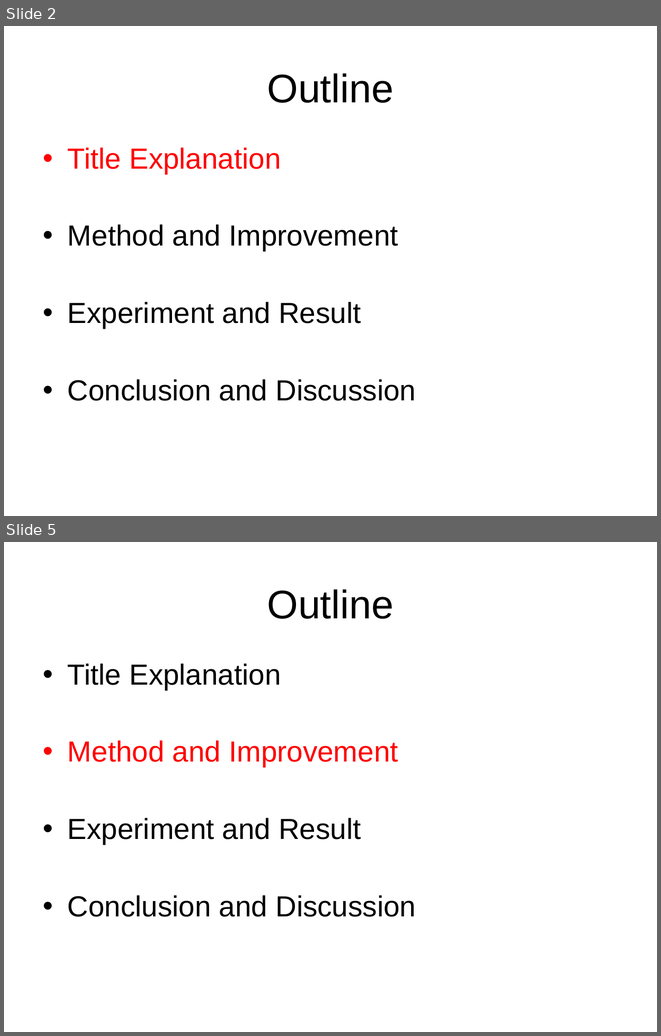
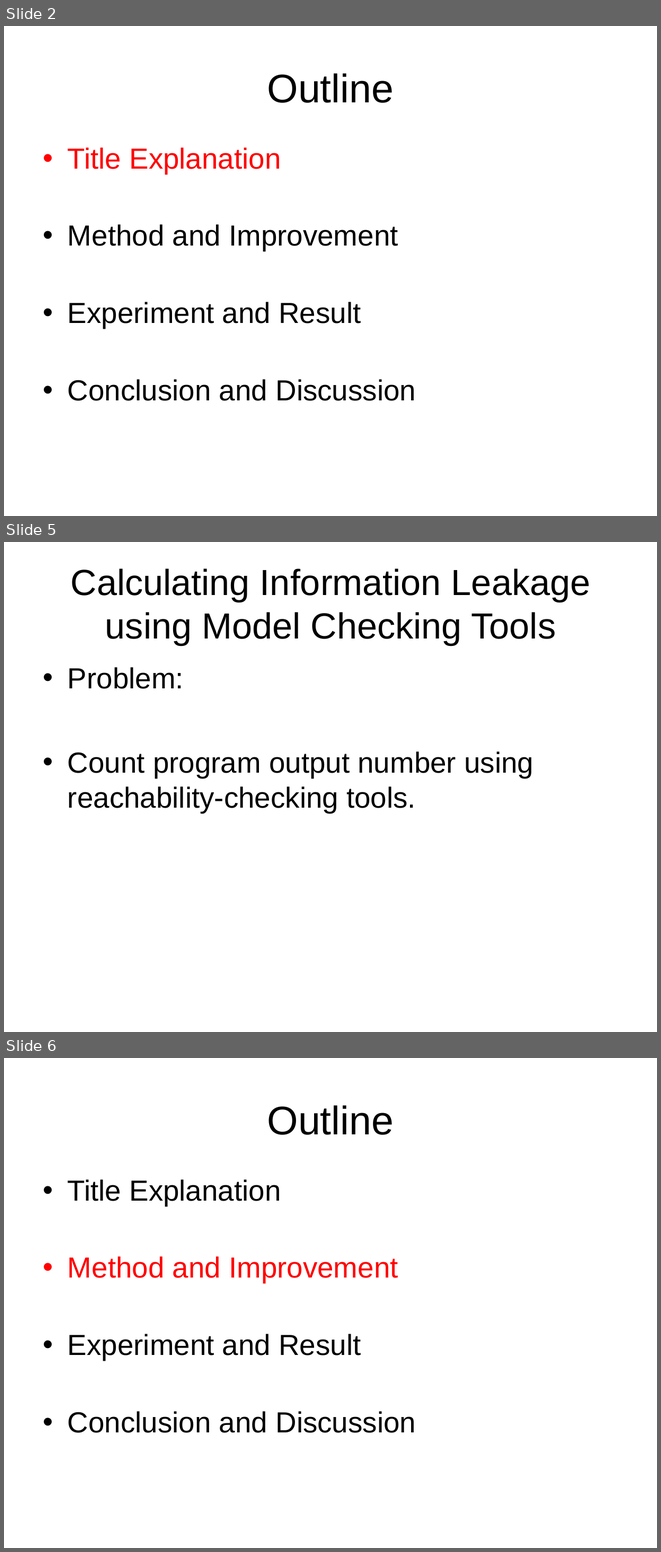
Before and after one commit to chenjiia/Thesis, a slide deck: thesis_presentation/presentation.ppt. Shown one above the other, each under a label of ours: slides 2 and 5 before the commit, slides 2, 5 and 6 after it; the slides between them are not shown. The pictures are 661x1036 and 661x1552 pixels, drawn with LibreOffice and Linux fonts; fonts in the diff are those of the drawing. Boxes give left, top, right and bottom in pixels: in the first picture for what was removed or moved away, otherwise in the second. Text is boxed around its words. In the diff, an @@ line names an element or a change of style, - is before the commit and + after.

```diff
--- a/thesis_presentation/presentation.ppt
+++ b/thesis_presentation/presentation.ppt
@@ slide 5 added at [4,542,657,1032], background #FFFFFF @@
@@ title added at [71,568,591,645], 40 pt, text #000000 @@
+Calculating Information Leakage using Model Checking Tools
@@ text added at [68,667,533,813], 32 pt, text #000000 @@
+• Problem:
+• Count program output number using reachability-checking tools.
@@ what was slide 5 is now slide 6 @@
```
Also in this commit, not shown: 4 slides changed, 3 other slides added, 1 slide removed.
